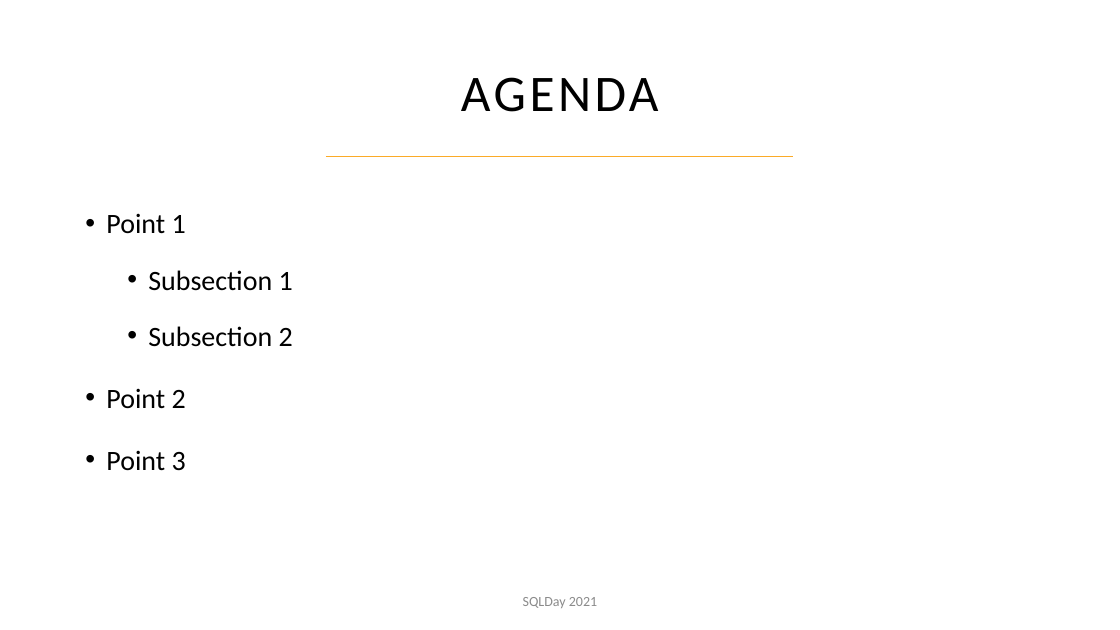
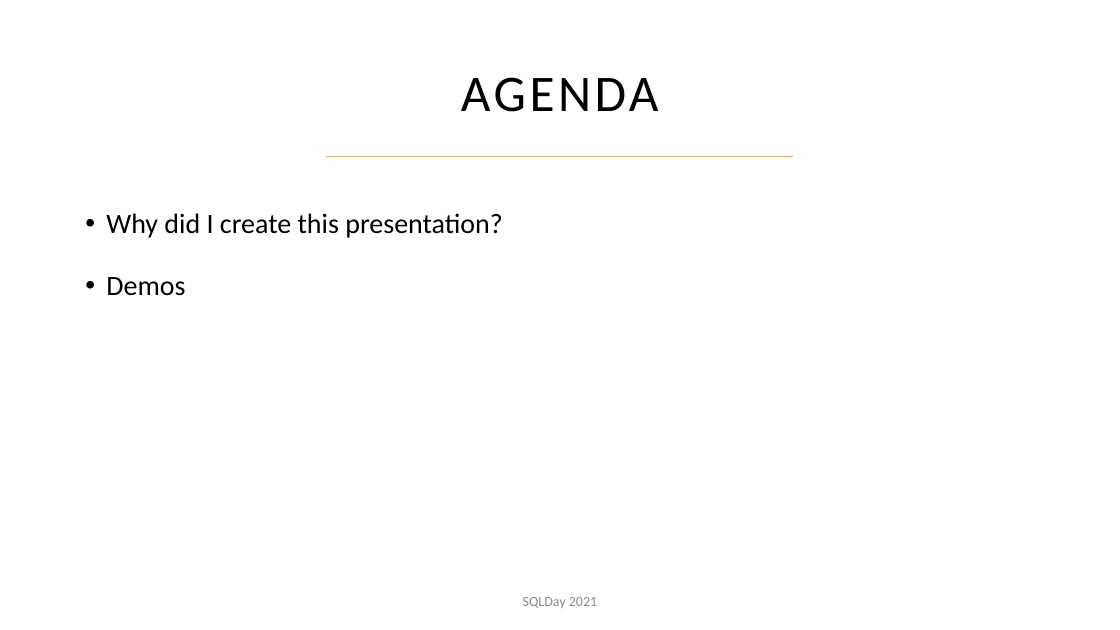
Before and after one commit to transmokopter/Presentations, a slide deck: slide 4 of statistics-an-unreliable-friend/sql-day-poland-20210511/statistics-an-unreliable-friend-sql-day-2021.pptx (slide 3 before the commit). Drawn at 1120x630 pixels with LibreOffice and Linux fonts; fonts in the diff are those of the drawing; background and template pictures are left out. Boxes give left, top, right and bottom in pixels: in the first picture for what was removed or moved away, otherwise in the second. Text is boxed around its words. In the diff, an @@ line names an element or a change of style, - is before the commit and + after.

```diff
--- a/statistics-an-unreliable-friend/sql-day-poland-20210511/statistics-an-unreliable-friend-sql-day-2021.pptx
+++ b/statistics-an-unreliable-friend/sql-day-poland-20210511/statistics-an-unreliable-friend-sql-day-2021.pptx
@@ text at [106,213,503,296]: text changed @@
-• Point 1
-  • Subsection 1
-  • Subsection 2
-• Point 2
-• Point 3
+• Why did I create this presentation?
+• Demos
```
Also in this commit, not shown: 2 other slides changed, 2 slides added, 3 slides removed.
